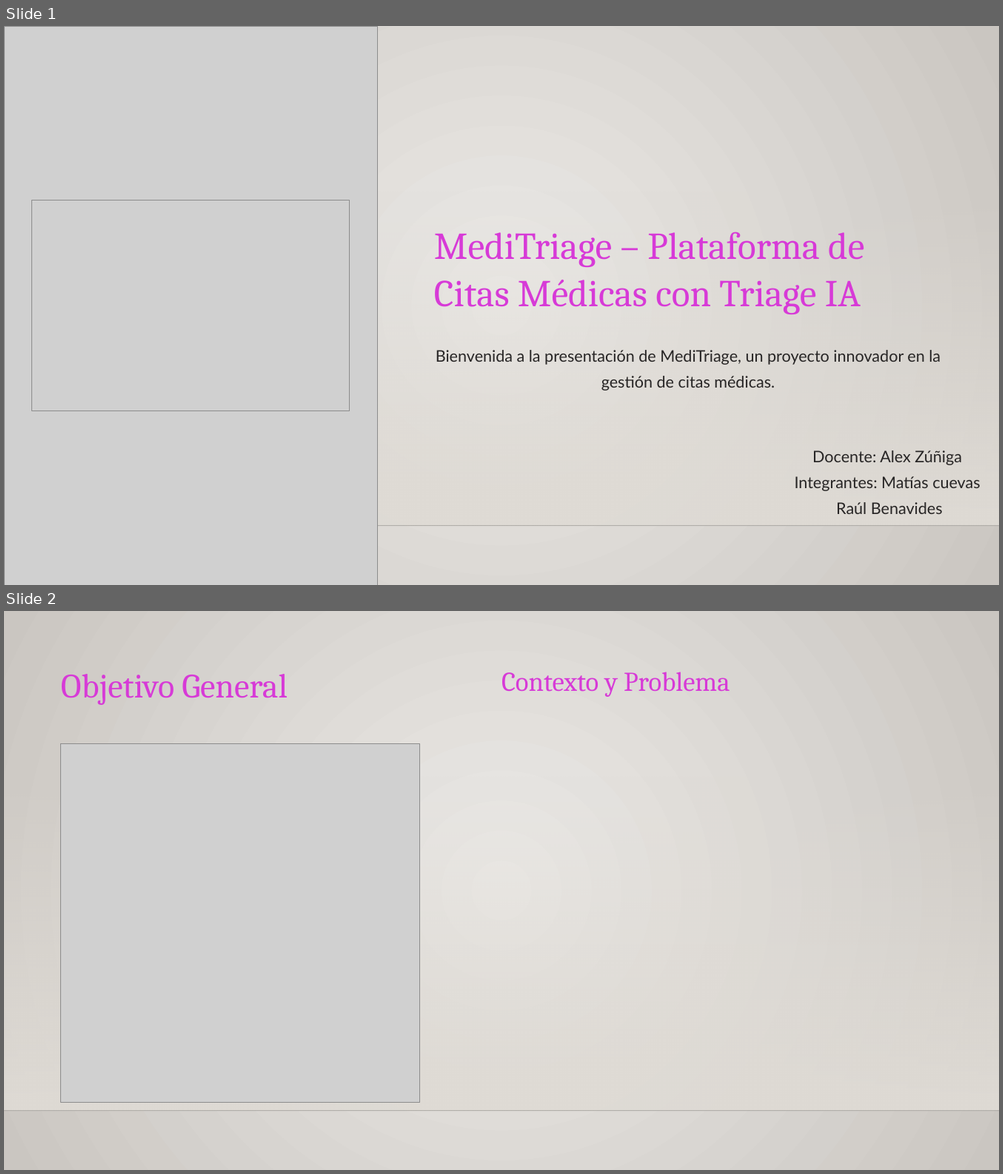
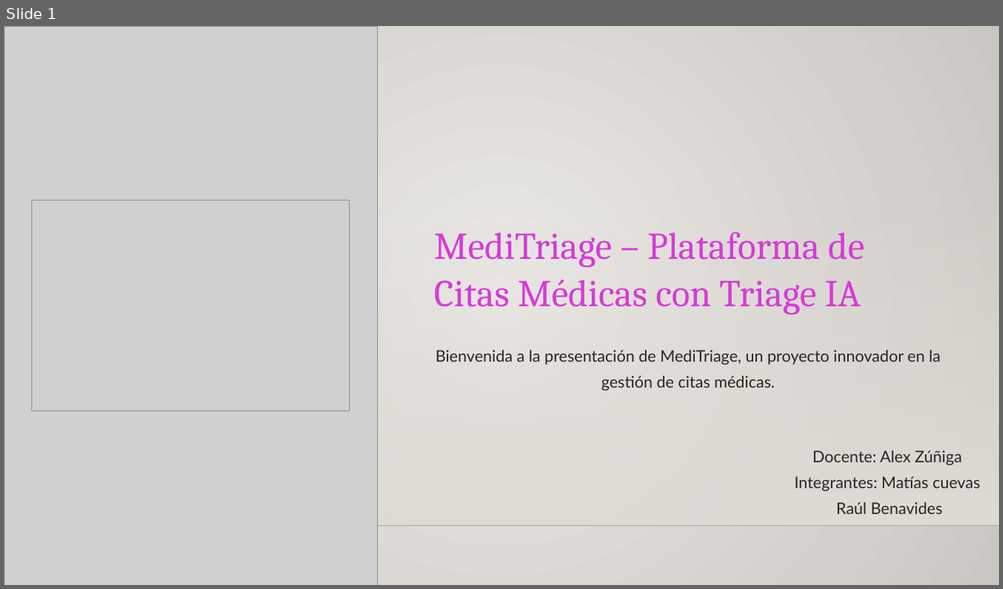
Before and after one commit to MRCuevasCarreno/MediTriage, a slide deck: Fase 2/Evidencias Proyecto/Presentación Proyecto.pptx. Shown one above the other, each under a label of ours: slides 1 and 2 before the commit, slide 1 after it. The pictures are 1003x1174 and 1003x589 pixels, drawn with LibreOffice and Linux fonts; fonts in the diff are those of the drawing; grey boxes stand for pictures; background and template pictures are left out. Boxes give left, top, right and bottom in pixels: in the first picture for what was removed or moved away, otherwise in the second. Text is boxed around its words. In the diff, an @@ line names an element or a change of style, - is before the commit and + after.

```diff
--- a/Fase 2/Evidencias Proyecto/Presentación Proyecto.pptx
+++ b/Fase 2/Evidencias Proyecto/Presentación Proyecto.pptx
@@ slide 2 removed at box(4, 611, 999, 1170), background gradient #ECEAE7 to #CAC7C1; not listed: 2 template elements that a slide beside it also shows @@
@@ text removed at box(61, 674, 287, 705) @@
-Objetivo General
@@ text removed at box(501, 672, 729, 697) @@
-Contexto y Problema
@@ picture removed at box(61, 744, 420, 1102) @@
```
Also in this commit, not shown: 3 slides changed, 5 slides added, 9 other slides removed, 13 other files.
